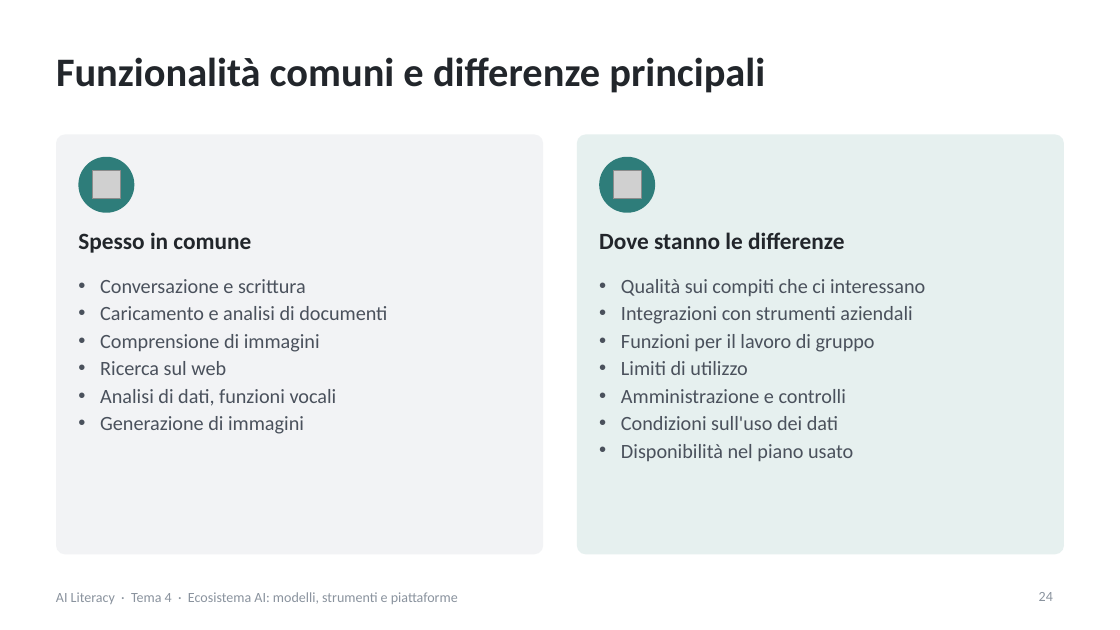
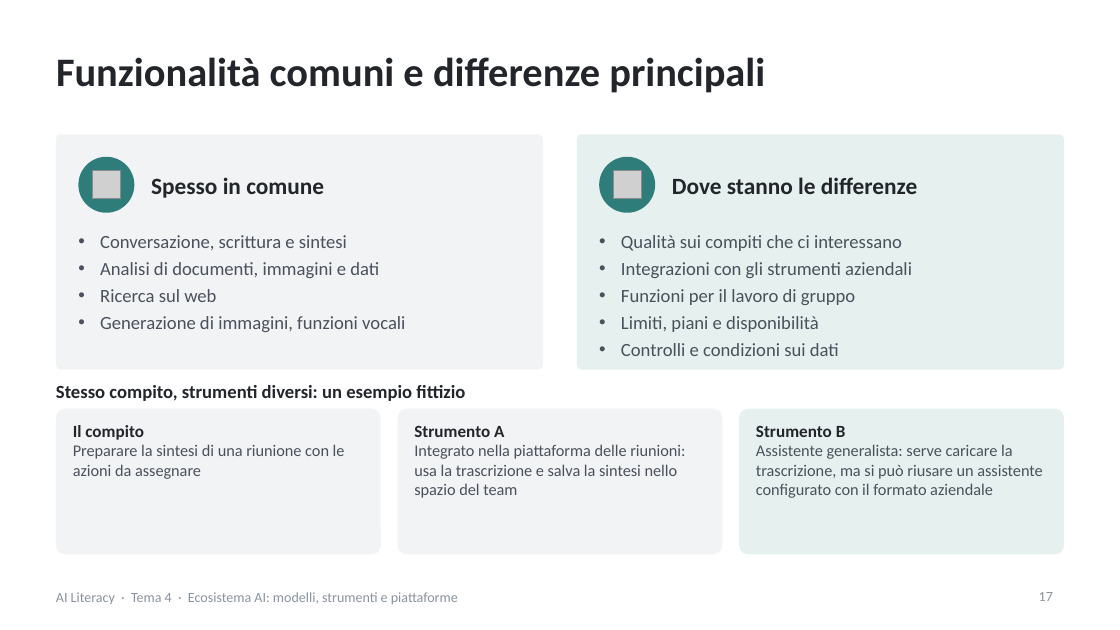
Before and after one commit to NetAi-IT/Formazione-AI-Literacy-Official, a slide deck: slide 17 of Base/Tema4_Ecosistema_AI.pptx (slide 24 before the commit). Drawn at 1120x630 pixels with LibreOffice and Linux fonts; fonts in the diff are those of the drawing; grey boxes stand for pictures. Boxes give left, top, right and bottom in pixels: in the first picture for what was removed or moved away, otherwise in the second. Text is boxed around its words. In the diff, an @@ line names an element or a change of style, - is before the commit and + after.

```diff
--- a/Base/Tema4_Ecosistema_AI.pptx
+++ b/Base/Tema4_Ecosistema_AI.pptx
@@ rounded rectangle: place and size @@
-rounded rectangle at (56, 134, 543, 554)
+rounded rectangle at (56, 134, 543, 370)
@@ rounded rectangle: place and size @@
-rounded rectangle at (577, 134, 1064, 554)
+rounded rectangle at (577, 134, 1064, 370)
@@ text "Spesso in comune": place and size @@
-text "Spesso in comune" at (78, 232, 251, 253)
+text "Spesso in comune" at (151, 177, 324, 198)
@@ text "Spesso in comune" at (151, 177, 324, 198): vertical alignment top to middle @@
@@ text "Dove stanno le differenze" at (672, 177, 917, 194): vertical alignment top to middle @@
@@ text "Dove stanno le differenze": place and size @@
-text "Dove stanno le differenze" at (599, 232, 844, 249)
+text "Dove stanno le differenze" at (672, 177, 917, 194)
@@ text "Conversazione, scrittura e sintesi": place and size @@
-text "Conversazione, scrittura e sintesi" at (100, 279, 387, 434)
+text "Conversazione, scrittura e sintesi" at (100, 235, 405, 332)
@@ text at (100, 235, 379, 278): text changed; size 13 to 12 pt @@
-• Conversazione e scrittura
-• Caricamento e analisi di documenti
-• Comprensione di immagini
+• Conversazione, scrittura e sintesi
+• Analisi di documenti, immagini e dati
@@ text "Qualità sui compiti che ci ...": place and size @@
-text "Qualità sui compiti che ci ..." at (621, 279, 925, 461)
+text "Qualità sui compiti che ci ..." at (621, 235, 912, 356)
@@ text at (621, 235, 902, 305): size 13 to 12 pt in "Qualità sui compiti che ci interessano", "Funzioni per il lavoro di gruppo"; more space between paragraphs @@
@@ text at (621, 262, 912, 278): text changed; size 13 to 12 pt @@
-• Integrazioni con strumenti aziendali
+• Integrazioni con gli strumenti aziendali
@@ text at (100, 289, 216, 302): size 13 to 12 pt in "Ricerca sul web"; more space between paragraphs @@
@@ text at (100, 316, 405, 332): text changed; size 13 to 12 pt @@
-• Analisi di dati, funzioni vocali
-• Generazione di immagini
+• Generazione di immagini, funzioni vocali
@@ text at (621, 316, 839, 356): text changed; size 13 to 12 pt @@
-• Limiti di utilizzo
-• Amministrazione e controlli
-• Condizioni sull'uso dei dati
-• Disponibilità nel piano usato
+• Limiti, piani e disponibilità
+• Controlli e condizioni sui dati
@@ text added at (56, 385, 465, 401), 12 pt, text #22262B, bold @@
+Stesso compito, strumenti diversi: un esempio fittizio
@@ rounded rectangle added at (56, 409, 381, 554), fill #F2F3F5 @@
@@ rounded rectangle added at (398, 409, 722, 554), fill #F2F3F5 @@
@@ rounded rectangle added at (739, 409, 1064, 554), fill #E6F0EF @@
@@ text added at (73, 425, 345, 479), 10.5 pt, text #4A515C @@
+Il compito
+Preparare la sintesi di una riunione con le azioni da assegnare
@@ text added at (414, 425, 685, 498), 10.5 pt, text #4A515C @@
+Strumento A
+Integrato nella piattaforma delle riunioni: usa la trascrizione e salva la sintesi nello spazio del team
@@ text added at (756, 426, 1042, 498), 10.5 pt, text #4A515C @@
+Strumento B
+Assistente generalista: serve caricare la trascrizione, ma si può riusare un assistente configurato con il formato aziendale
@@ page number at (1039, 592, 1053, 601): text changed @@
-24
+17
```
Also in this commit, not shown: 27 other slides changed, 1 slide added, 22 slides removed, 13 other files.
